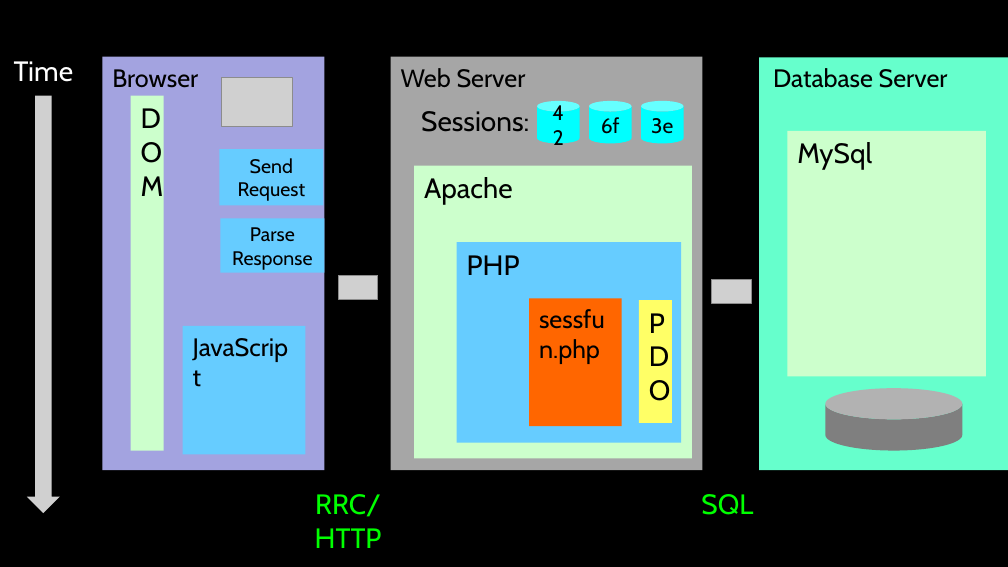
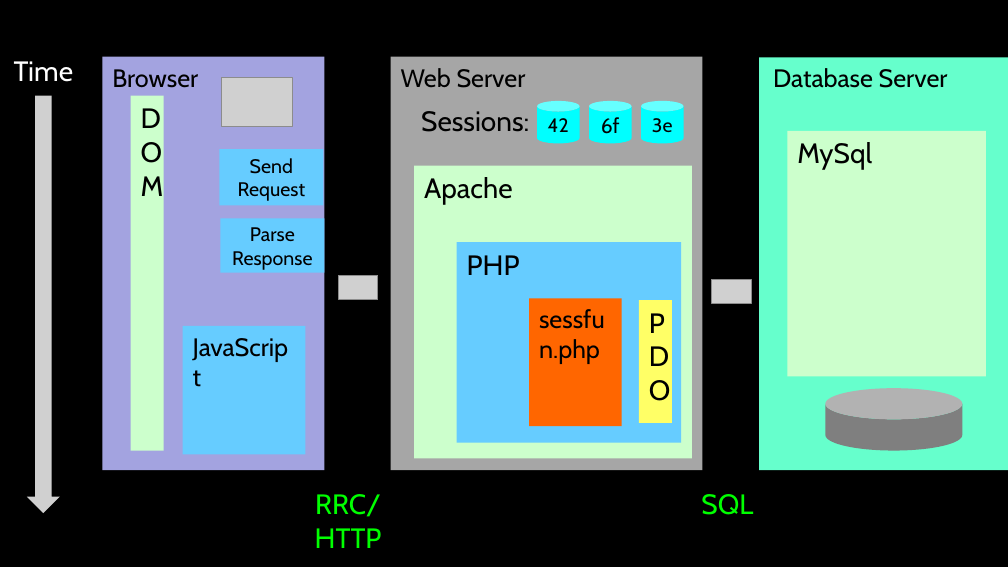
Before and after one commit to csev/wa4e, a slide deck: slide 26 of lectures/PHP-08-POST-Redirect-Authn.ppt. Drawn at 1008x567 pixels with LibreOffice and Linux fonts; fonts in the diff are those of the drawing; grey boxes stand for pictures. Boxes give left, top, right and bottom in pixels: in the first picture for what was removed or moved away, otherwise in the second. Text is boxed around its words. In the diff, an @@ line names an element or a change of style, - is before the commit and + after.

```diff
--- a/lectures/PHP-08-POST-Redirect-Authn.ppt
+++ b/lectures/PHP-08-POST-Redirect-Authn.ppt
@@ cylinder "42" at (x1=537, y1=101, x2=580, y2=143): size 15 to 13.9 pt @@
@@ cylinder "3e" at (x1=641, y1=101, x2=683, y2=143): size 15 to 13.9 pt @@
```
Also in this commit, not shown: 4 other slides changed, 1 slide added, 1 slide removed.
